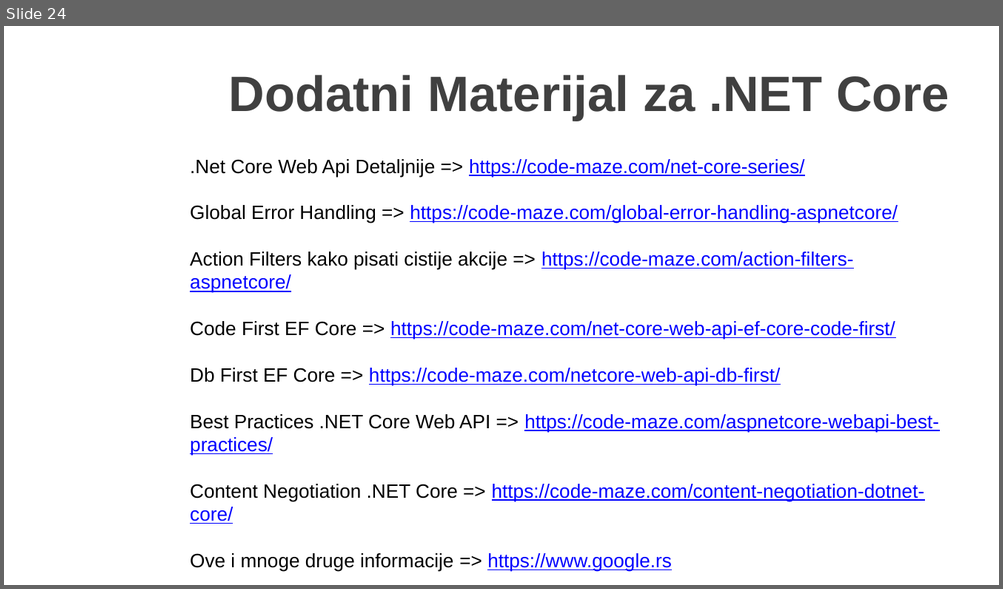
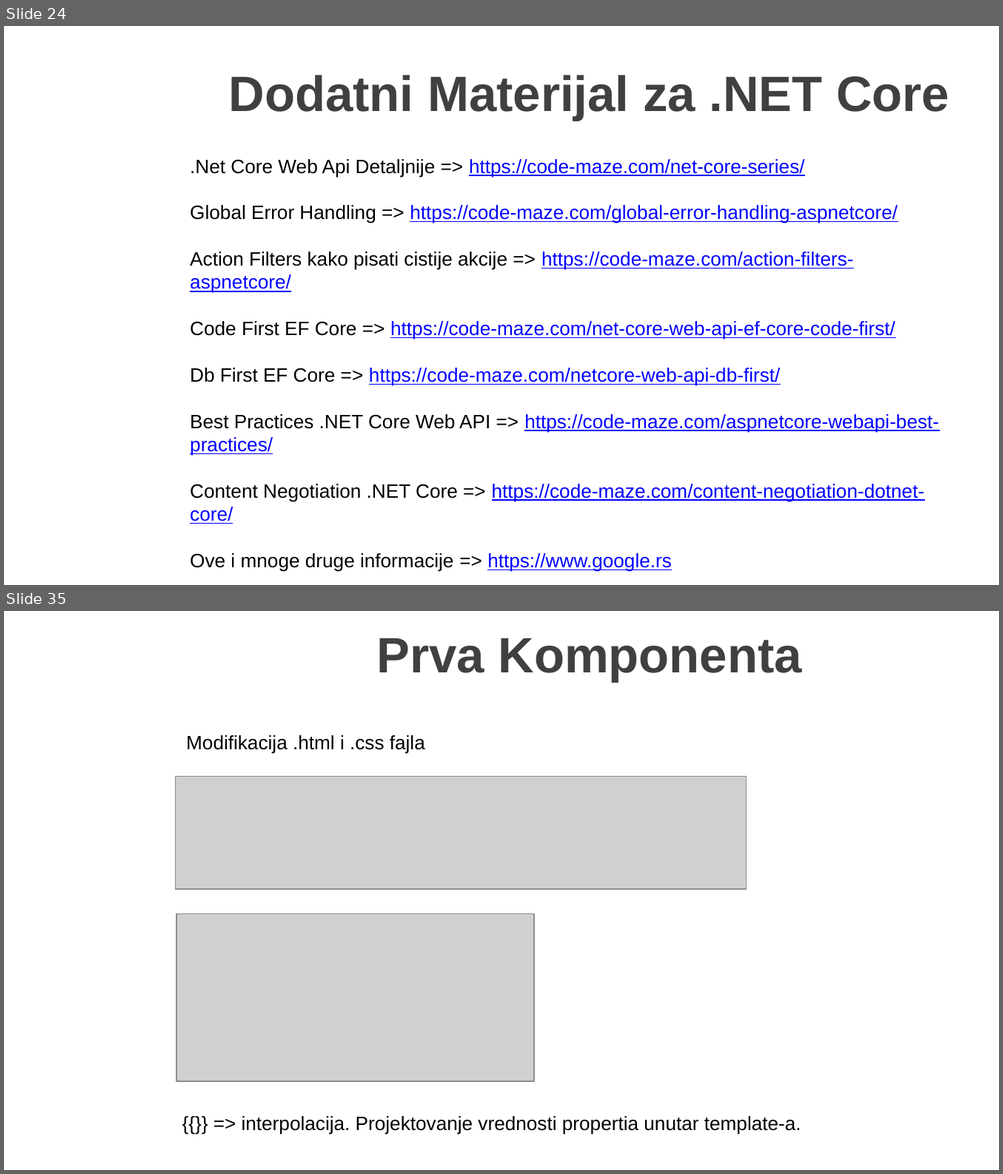
Before and after one commit to MarinkoSpasojevic/predavanje-netcore-angular, a slide deck: .NET Core i Angular Web Dev.pptx. Shown one above the other, each under a label of ours: slide 24 before the commit, slides 24 and 35 after it; the slides between them are not shown. The pictures are 1003x589 and 1003x1174 pixels, drawn with LibreOffice and Linux fonts; fonts in the diff are those of the drawing; grey boxes stand for pictures; background and template pictures are left out. Boxes give left, top, right and bottom in pixels: in the first picture for what was removed or moved away, otherwise in the second. Text is boxed around its words. In the diff, an @@ line names an element or a change of style, - is before the commit and + after.

```diff
--- a/.NET Core i Angular Web Dev.pptx
+++ b/.NET Core i Angular Web Dev.pptx
@@ slide 35 added at (4,611,999,1170), background picture (left out) @@
@@ title added at (376,638,802,682), 36 pt, text #404040, bold @@
+Prva Komponenta
@@ text added at (186,735,425,754), 14 pt, text #000000 @@
+Modifikacija .html i .css fajla
@@ picture added at (175,776,746,889) @@
@@ picture added at (176,914,533,1082) @@
@@ text added at (242,1116,801,1135), 14 pt, text #000000 @@
+{{}} => interpolacija. Projektovanje vrednosti propertia unutar template-a.
```
Also in this commit, not shown: 11 other slides added, 39 other files.
